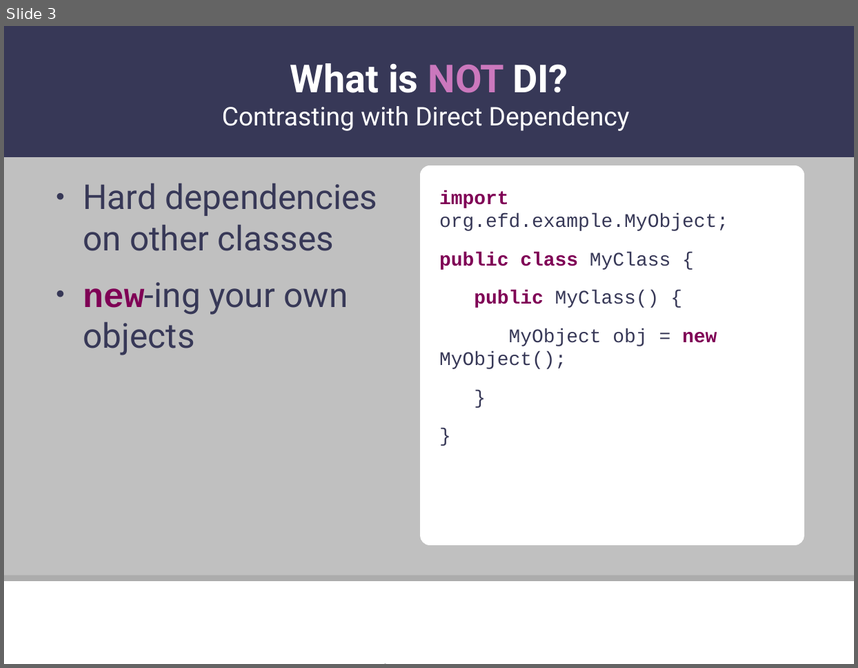
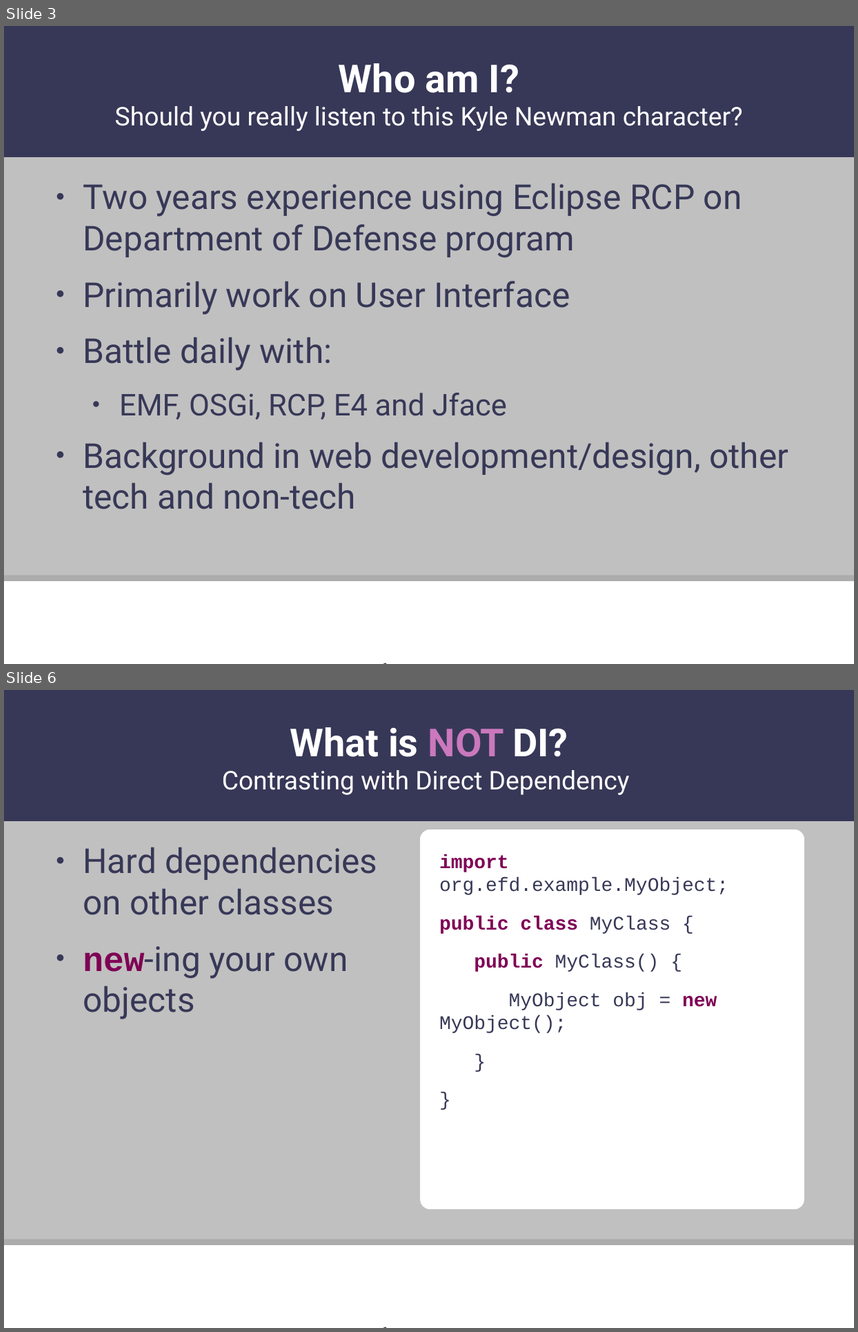
Before and after one commit to skylenewman/huntsville-efd-presentations, a slide deck: presentations/003-dependency-injection-custom-annotations/dependency-injection-custom-annotation.odp. Shown one above the other, each under a label of ours: slide 3 before the commit, slides 3 and 6 after it; the slides between them are not shown. The pictures are 858x668 and 858x1332 pixels, drawn with LibreOffice and Linux fonts; fonts in the diff are those of the drawing; background and template pictures are left out. Boxes give left, top, right and bottom in pixels: in the first picture for what was removed or moved away, otherwise in the second. Text is boxed around its words. In the diff, an @@ line names an element or a change of style, - is before the commit and + after.

```diff
--- a/presentations/003-dependency-injection-custom-annotations/dependency-injection-custom-annotation.odp
+++ b/presentations/003-dependency-injection-custom-annotations/dependency-injection-custom-annotation.odp
@@ slide 3 added at (4, 26, 854, 664), background #C0C0C0; not listed: 3 template elements that a slide beside it also shows @@
@@ title added at (115, 63, 743, 131), 24 pt, text #FFFFFF @@
+Who am I?
+Should you really listen to this Kyle Newman character?
@@ text added at (83, 183, 789, 509), 32 pt, text #373857 @@
+● Two years experience using Eclipse RCP on Department of Defense program
+● Primarily work on User Interface
+● Battle daily with:
+  ● EMF, OSGi, RCP, E4 and Jface
+● Background in web development/design, other tech and non-tech
@@ what was slide 3 is now slide 6 @@
```
Also in this commit, not shown: 20 slides changed, 3 other slides added, 5 slides removed, 4 other files.
